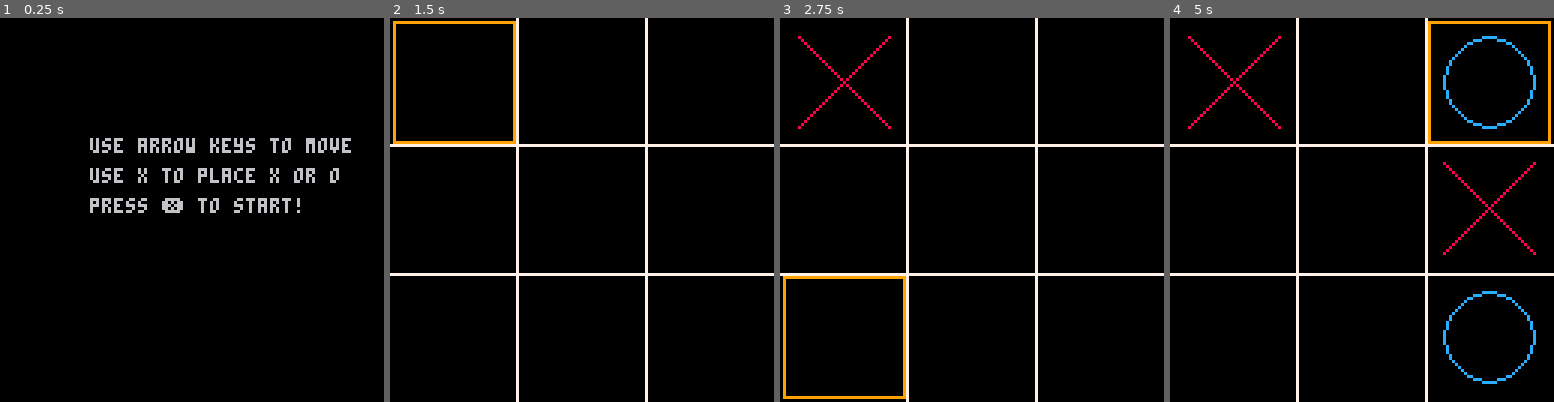
Above: before the commit, frames 1-4 (left to right).
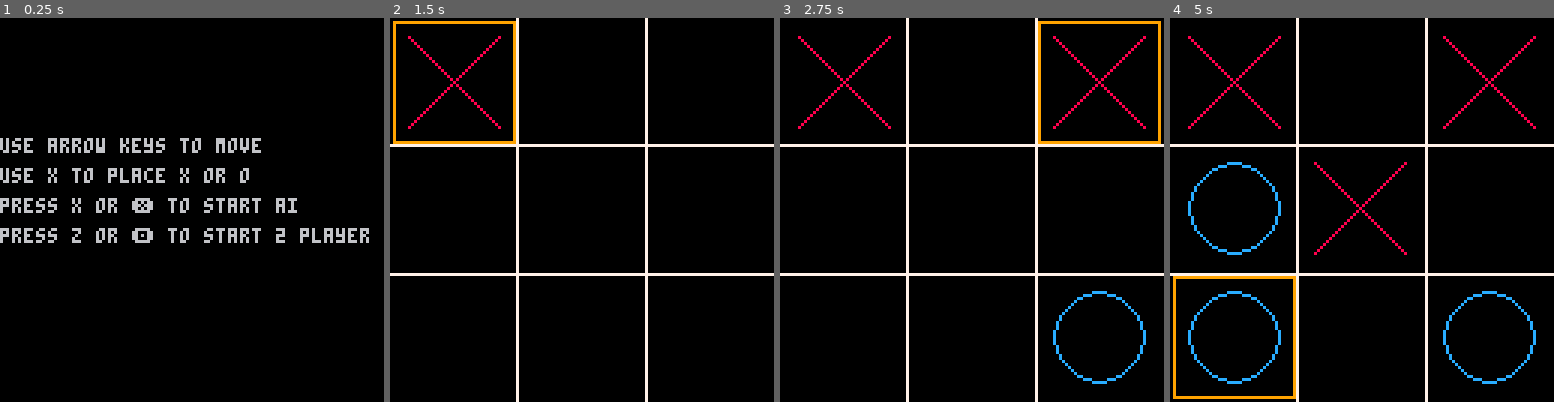
Above: after the commit, the same moments.

Repository: supermitsuba/tictactoe.p8
Game: PICO-8 cartridge tictactoe.p8
The game is run twice, just before and just after one commit, with the same random seed, the same clock (stepped at 60 frames per second) and the same inputs.
Inputs:
- Up to frame 1 (0.25 s): no input
- Up to frame 2 (1.5 s): tap O (Z key) at 0.33, 0.7, 1.43 s; tap X (X key) at 1.07 s
- Up to frame 3 (2.75 s): hold Left 1.97-2.37 s; tap X (X key) at 2.07, 2.4, 2.73 s; tap O (Z key) at 2.22 s; hold Down from 2.42 s (still down)
- Up to frame 4 (5 s): release Down at 2.82 s; hold Right 2.87-3.53 s; tap X (X key) every 0.33 s from 3.07 to 4.73 s; tap O (Z key) at 3.1, 3.98, 4.87 s; hold Up 3.58-4.08 s; hold Right 4.13-4.53 s; hold Down from 4.58 s (still down)

The runs differ from the first frame. In frame 1, 5.7% of the frame differs, in the area x 0-97%, y 31-59%; in frame 2, 0.4%; in frame 3, 2.8%; in frame 4, 4.5%.

Commit message:
Add files via upload

Diff:
--- a/tictactoe.p8
+++ b/tictactoe.p8
@@ -18,38 +18,47 @@
    _draw = gameover_draw
 end
 
-function game_init()
+function game_init(numplayer)
    cls()
 
-			max_x = 128
-			max_y = 128
-			player_x = "x"
-			player_o = "o"
-			board = {"","","","","","","","",""}
-			highlighter_pos=1
-
-			player_turn=player_x
-			length_box=max_x/3
-			tick=0
-			gameover=false
-			winning_pos = {
-			    {1,2,3},
-			    {4,5,6},
-			    {7,8,9},
-
-			    {1,4,7},
-			    {2,5,8},
-			    {3,6,9},
-
-			    {1,5,9},
-			    {3,5,7}
-			 }
+   max_x = 128
+   max_y = 128
+   player_x = "x"
+   player_o = "o"
+   board = {"","","","","","","","",""}
+   highlighter_pos=1
+
+   -- choose who is AI and who is human
+   ai_player = player_o
+   human_player = player_x
+
+   player_turn=player_x
+   length_box=max_x/3
+   tick=0
+   gameover=false
+   winning_pos = {
+      {1,2,3},
+      {4,5,6},
+      {7,8,9},
+      {1,4,7},
+      {2,5,8},
+      {3,6,9},
+      {1,5,9},
+      {3,5,7}
+   }
 
    draw_highlighter(highlighter_pos, 9)
    draw_board()
 
-   _update = game_update
-   _draw = game_draw
+   if numplayer == 1 then
+     ai = true
+     _update = game_update
+     _draw = game_draw
+   elseif numplayer == 2 then
+     ai = false
+     _update = game_update
+     _draw = game_draw
+   end
 end
 -->8
 -- update
@@ -60,61 +69,73 @@
 
 function menu_update()
    if btnp(❎) then
-
-      game_init()
-
-   end
-end
-
+      game_init(1)
+   elseif btnp(🅾️) then
+      game_init(2)
+   end
+end
+
+-- call the AI on its turn after human input is processed
 function game_update()
    tick+=1
-   -- need this to slow down user
-   -- input
-   if tick > 3 and not gameover then
-      move_highlight()
-
-      select_square()
-      tick=0
-      winner = check_winner()
+   if not gameover and player_turn == ai_player and ai then
+      ai_make_move()
+      local result2 = check_winner()
       if(gameover) then
          gameover_init()
          return
       end
+      tick=0
+   end
+
+
+   if not gameover then
+      move_highlight()
+      select_square() -- assumes this places a mark and flips player_turn
+      tick=0
+   end
+
+   local result = check_winner()
+   if(gameover) then
+      gameover_init()
+      return
    end
 end
 
 function gameover_update()
    if btnp(❎) then
-      game_init()
+      game_init(1)
+   elseif btnp(🅾️) then
+      game_init(2)
    end
 end
 
 -->8
 function game_draw()
-   --draw_players()
-
-   --select_next_highlight()
+
 end
 
 function menu_draw()
    cls()
 
-   print("use arrow keys to move", 30, 40)
-   print("use x to place x or o",30,50)
-   print("press ❎ to start!", 30, 60)
+   print("use arrow keys to move", 0, 40)
+   print("use x to place x or o",0,50)
+   print("press x or ❎ to start ai", 0, 60)
+   print("press z or 🅾️ to start 2 player", 0, 70)
 end
 
 function gameover_draw()
-   cls()
+   --cls()
    result = check_winner()
 
    if result.winner == "t" then
-      print("tied!", 30, 40)
+      print("tied!", 0, 40)
    else
-      print("player "..tostr(result.winner).." won!", 30, 50)
-   end
-
-   print("press ❎ to start!", 30, 60)
+      print("player "..tostr(result.winner).." won!", 0, 50)
+   end
+
+   print("press x or ❎ to start ai", 0, 60)
+   print("press z or 🅾️ to start 2 player", 0, 70)
 end
 -->8
 -- game_logic
@@ -143,11 +164,11 @@
    end
 
    if (is_tie) then
-   			gameover=true
-   			return {
-   			   winner="t",
-   			   row=nil
-   			}
+            gameover=true
+            return {
+               winner="t",
+               row=nil
+            }
    end
 
    return {
@@ -176,7 +197,7 @@
    end
 
 
-   if btn(❎) then
+   if btnp(❎) then
       if (h == nil or h == "") then
          draw_highlighter(highlighter_pos, 0)
 
@@ -194,19 +215,19 @@
 end
 
 function move_highlight()
-   if btn(⬅️) then
+   if btnp(⬅️) then
       draw_highlighter(highlighter_pos, 0)
       highlighter_pos=highlighter_pos-1
    end --left
-   if btn(➡️) then
+   if btnp(➡️) then
       draw_highlighter(highlighter_pos, 0)
       highlighter_pos=highlighter_pos+1
    end --right
-   if btn(⬆️) then
+   if btnp(⬆️) then
       draw_highlighter(highlighter_pos, 0)
       highlighter_pos=highlighter_pos-3
    end --up
-   if btn(⬇️) then
+   if btnp(⬇️) then
       draw_highlighter(highlighter_pos, 0)
       highlighter_pos=highlighter_pos+3
    end --down
@@ -328,6 +349,97 @@
         end
     end
 end
+
+-- ========= AI helpers (pure logic for search) =========
+
+-- Non-mutating terminal evaluator for a given board
+-- returns "x", "o", "t" (tie), or nil if game not finished
+function winner_on(b)
+   -- check winning rows
+   for i=1,#winning_pos do
+      local r = winning_pos[i]
+      local a = b[r[1]]
+      if a ~= nil and a ~= "" and a == b[r[2]] and a == b[r[3]] then
+         return a
+      end
+   end
+
+   -- check tie
+   local full = true
+   for i=1,9 do
+      if b[i] == "" or b[i] == nil then
+         full = false
+         break
+      end
+   end
+   if full then return "t" end
+
+   return nil
+end
+
+-- Minimax search (no side effects left behind on board)
+-- Scoring: AI win = 10 - depth, Human win = depth - 10, Tie = 0
+function minimax(b, is_maximizing, depth)
+   local w = winner_on(b)
+   if w ~= nil then
+      if w == ai_player then return 10 - depth end
+      if w == human_player then return depth - 10 end
+      return 0 -- tie
+   end
+
+   if is_maximizing then
+      local best = -32767
+      for i=1,9 do
+         if b[i] == "" then
+            b[i] = ai_player
+            local score = minimax(b, false, depth + 1)
+            b[i] = ""
+            if score > best then best = score end
+         end
+      end
+      return best
+   else
+      local best = 32767
+      for i=1,9 do
+         if b[i] == "" then
+            b[i] = human_player
+            local score = minimax(b, true, depth + 1)
+            b[i] = ""
+            if score < best then best = score end
+         end
+      end
+      return best
+   end
+end
+
+function ai_best_move()
+   local best_score = -32767
+   local best_move = nil
+
+   for i=1,9 do
+      if board[i] == "" then
+         board[i] = ai_player
+         local score = minimax(board, false, 0)
+         board[i] = ""
+         if score > best_score then
+            best_score = score
+            best_move = i
+         end
+      end
+   end
+
+   return best_move
+end
+
+function ai_make_move()
+   local move = ai_best_move()
+   if move ~= nil then
+      board[move] = ai_player
+      draw_o(move)
+      -- after AI places, it's human's turn
+      player_turn = human_player
+   end
+end
 __gfx__
 00000000000770000000000000000000000000000000000000000000000000000000000000000000000000000000000000000000000000000000000000000000
 000000000007700000000000000880000c0000c00000000000000000000000000000000000000000000000000000000000000000000000000000000000000000
@@ -466,63 +578,3 @@
 
 
 
-
-__map__
-0505050505050505050505050505050500000000000000000000000000000000000000000000000000000000000000000000000000000000000000000000000000000000000000000000000000000000000000000000000000000000000000000000000000000000000000000000000000000000000000000000000000000000
-0505050505050505050505050505050500000000000000000000000000000000000000000000000000000000000000000000000000000000000000000000000000000000000000000000000000000000000000000000000000000000000000000000000000000000000000000000000000000000000000000000000000000000
-0505050505050505050505050505050500000000000000000000000000000000000000000000000000000000000000000000000000000000000000000000000000000000000000000000000000000000000000000000000000000000000000000000000000000000000000000000000000000000000000000000000000000000
-0505050505050505050505050505050500000000000000000000000000000000000000000000000000000000000000000000000000000000000000000000000000000000000000000000000000000000000000000000000000000000000000000000000000000000000000000000000000000000000000000000000000000000
-0505050505050505050505050505050500000000000000000000000000000000000000000000000000000000000000000000000000000000000000000000000000000000000000000000000000000000000000000000000000000000000000000000000000000000000000000000000000000000000000000000000000000000
-0505050505050505050505050505050500000000000000000000000000000000000000000000000000000000000000000000000000000000000000000000000000000000000000000000000000000000000000000000000000000000000000000000000000000000000000000000000000000000000000000000000000000000
-0505050505050505050505050505050500000000000000000000000000000000000000000000000000000000000000000000000000000000000000000000000000000000000000000000000000000000000000000000000000000000000000000000000000000000000000000000000000000000000000000000000000000000
-0505050505050505050505050505050500000000000000000000000000000000000000000000000000000000000000000000000000000000000000000000000000000000000000000000000000000000000000000000000000000000000000000000000000000000000000000000000000000000000000000000000000000000
-0505050505050505050505050505050500000000000000000000000000000000000000000000000000000000000000000000000000000000000000000000000000000000000000000000000000000000000000000000000000000000000000000000000000000000000000000000000000000000000000000000000000000000
-0505050505050505050505050505050500000000000000000000000000000000000000000000000000000000000000000000000000000000000000000000000000000000000000000000000000000000000000000000000000000000000000000000000000000000000000000000000000000000000000000000000000000000
-0505050505050505050505050505050500000000000500000000000000000000000000000000000000000000000000000000000000000000000000000000000000000000000000000000000000000000000000000000000000000000000000000000000000000000000000000000000000000000000000000000000000000000
-0505050505050505050505050505050500000000000000000000000000000000000000000000000000000000000000000000000000000000000000000000000000000000000000000000000000000000000000000000000000000000000000000000000000000000000000000000000000000000000000000000000000000000
-0505050505050505050505050505050505050000000000000000000000000000000000000000000000000000000000000000000000000000000000000000000000000000000000000000000000000000000000000000000000000000000000000000000000000000000000000000000000000000000000000000000000000000
-0505050505050505050505050505050505050500000000000000000000000000000000000000000000000000000000000000000000000000000000000000000000000000000000000000000000000000000000000000000000000000000000000000000000000000000000000000000000000000000000000000000000000000
-…(44 lines of a section not shown)…
Not shown, changed: the thumbnail (__label__) section of tictactoe.p8
Not shown, changed: the music (__music__) section of tictactoe.p8
Not shown, changed: the sound effects (__sfx__) section of tictactoe.p8
Not shown, changed: tictactoe.html
Not shown, changed: tictactoe.js
Not shown, changed: tictactoe.p8.png
